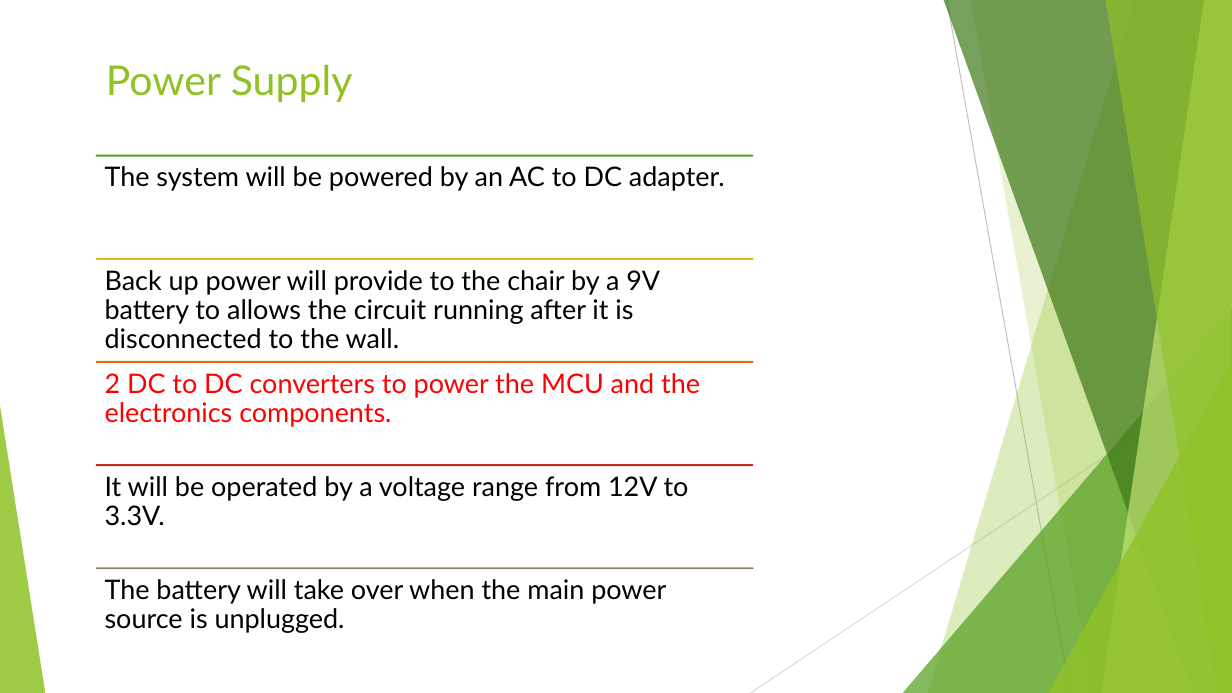
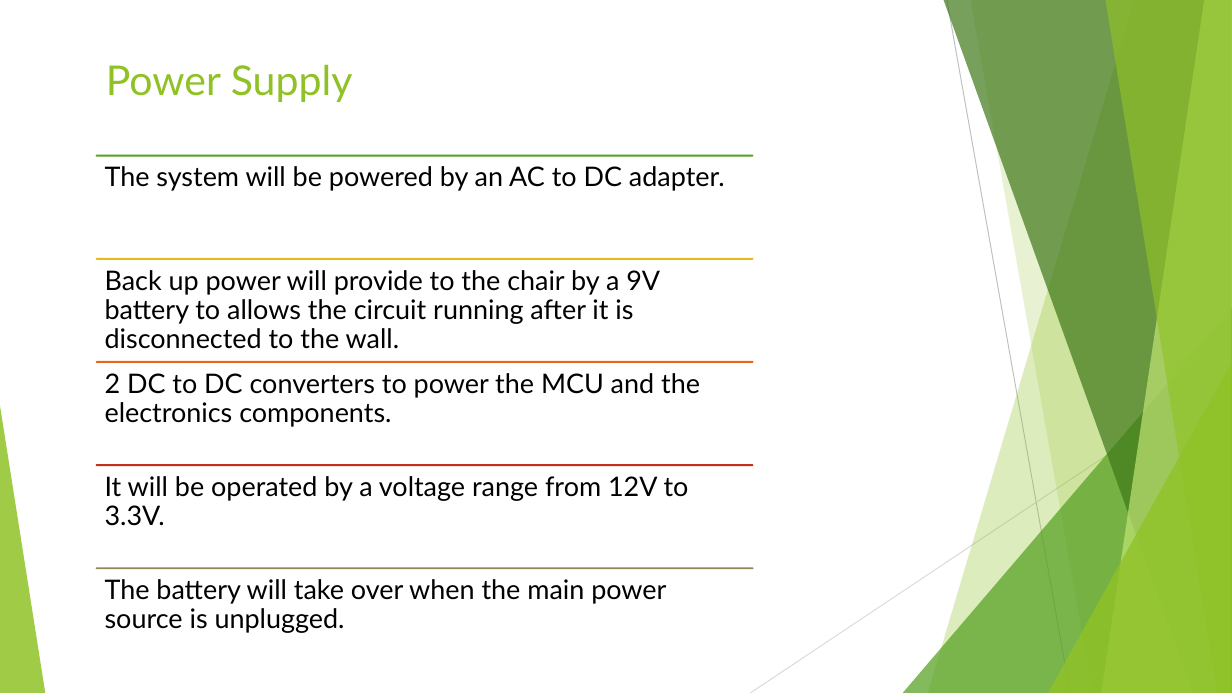
Before and after one commit to annavaykean/seniordesign_protoype, a slide deck: slide 7 of FinalPresentation.pptx. Drawn at 1232x693 pixels with LibreOffice and Linux fonts; fonts in the diff are those of the drawing. Boxes give left, top, right and bottom in pixels: in the first picture for what was removed or moved away, otherwise in the second. Text is boxed around its words. In the diff, an @@ line names an element or a change of style, - is before the commit and + after.

```diff
--- a/FinalPresentation.pptx
+++ b/FinalPresentation.pptx
@@ text "2 DC to DC converters ..." at (105, 373, 700, 427): text colour #FF0000 to #000000 @@
```
Also in this commit, not shown: 3 other slides changed.
